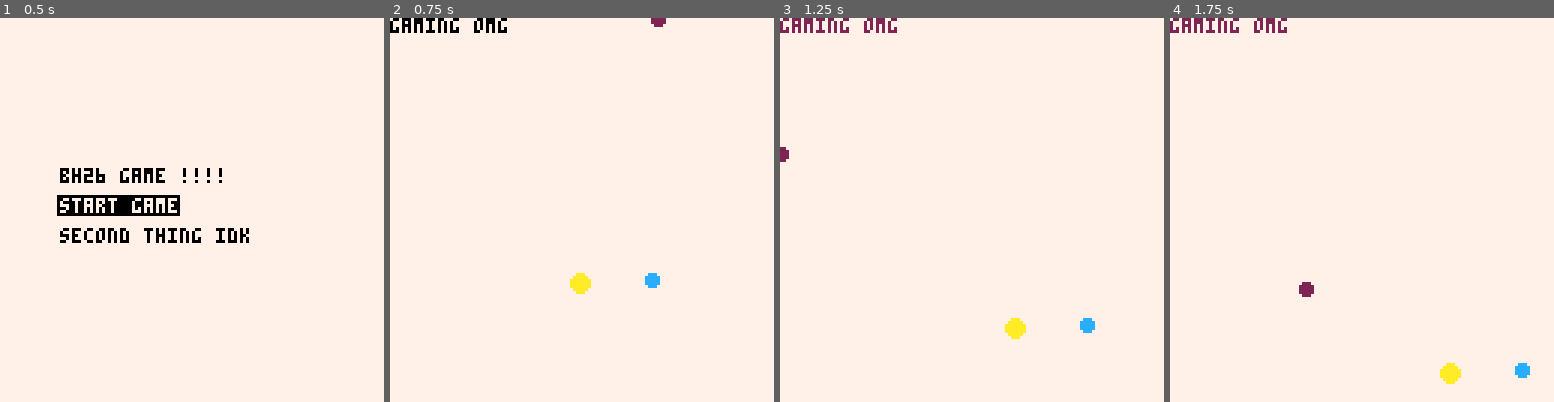
Above: before the commit, frames 1-4 (left to right).
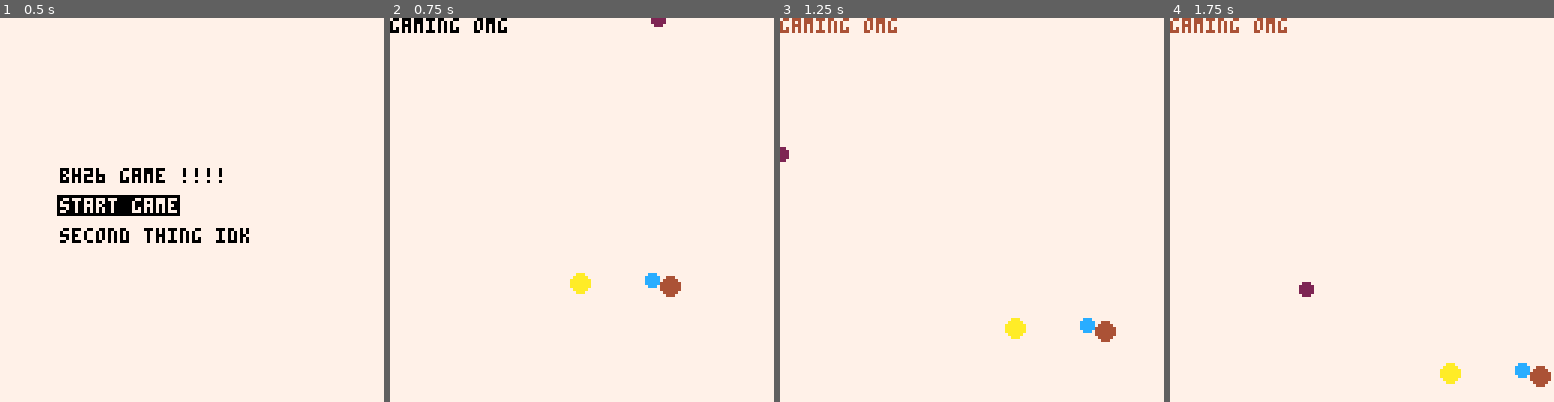
Above: after the commit, the same moments.

Repository: wsasaki01/bath-hack-2026
Game: PICO-8 cartridge bh26.p8
Two runs of this game, one before a commit and one after it. Both use one fixed random seed, a clock stepped at 60 frames per second and the inputs below.
Inputs:
- Up to frame 1 (0.5 s): no input
- Up to frame 2 (0.75 s): tap O (Z key) at 0.7 s
- Up to frame 3 (1.25 s): no input
- Up to frame 4 (1.75 s): hold Right from 1.6 s (still down); tap O (Z key) at 1.7 s

Frame 1 is identical in both runs. In frame 2, 0.2% of the frame differs, in the area x 70-76%, y 67-73%; in frame 3, 0.8%, in the area x 0-88%, y 0-85%; in frame 4, 0.8%.

Commit message:
added generic base class support

Diff:
--- a/bh26.p8
+++ b/bh26.p8
@@ -4,6 +4,7 @@
 #include ./output/init_out.lua
 #include ./output/update_out.lua
 #include ./output/draw_out.lua
+#include ./output/helpers_out.lua
 #include ./output/player_out.lua
 #include ./output/enemies_out.lua
 
--- a/enemies.lua
+++ b/enemies.lua
@@ -1,5 +1,5 @@
 -- enemy base class object
-enemy = {
+enemy = class:new({
     x = 64,
     y = 64,
     spd = 1, -- speed
@@ -8,31 +8,25 @@
     -- todo
     -- type (beer vs cocktail)
 
-    -- constructor for enemy class
-    new=function (self, tbl)
-        tbl = tbl or {} -- incase the table is empty
-        setmetatable(tbl, {
-            __index=self
-        })
-        return tbl
+
+    update=function (_ENV)
+        -- if offscreen, reset positions, else add speed
+        x = (x - rad > 127) and 0 or (x + spd)
+        y = (y - rad > 127) and 0 or (y + spd)
     end,
 
-    update=function (self)
-        -- if offscreen, reset positions, else add speed
-        self.x = (self.x - self.rad > 127) and 0 or (self.x + self.spd)
-        self.y = (self.y - self.rad > 127) and 0 or (self.y + self.spd)
-    end,
-
-    draw= function (self)
+    draw= function (_ENV)
         circfill(
-            self.x,
-            self.y,
-            self.rad,
-            self.clr
+            x,
+            y,
+            rad,
+            clr
         )
     end
-}
+})
 
+-- enemy class entities
+-- more subclasses can be added if needed e.g. drinks, evil old men, etc
 beer = enemy:new({
     x=40,
     spd = 1,
@@ -40,6 +34,11 @@
     rad = 3,
 })
 
+gingerBeer = beer:new({
+    x = 70,
+    clr = 4
+})
+
 wine = enemy:new({
     x = 20,
     spd = 3,
--- a/fake.p8
+++ b/fake.p8
@@ -4,6 +4,7 @@
 #include init.lua
 #include update.lua
 #include draw.lua
+#include helpers.lua
 #include player.lua
 #include enemies.lua
 
--- /dev/null
+++ b/helpers.lua
@@ -0,0 +1,14 @@
+-- allows global variables to be updated whilst class instances do stuff
+global = _ENV
+
+-- basic class template, initiate any class by calling class:new()
+class = setmetatable({
+    -- constructor changes environment to the class itself, so self. isnt needed anymore within class functions :)
+    new=function (_ENV, tbl)
+        tbl = tbl or {} -- incase the table is empty
+        setmetatable(tbl, {
+            __index=_ENV
+        })
+        return tbl
+    end,
+}, {__index=_ENV})
--- a/init.lua
+++ b/init.lua
@@ -1,6 +1,6 @@
 function _init()
     -- all enemies
-    enemies={enemy, beer, wine}
+    enemies={enemy, beer, wine, gingerBeer}
 	global_cnt = 0
 
 	-- See README for counter
--- a/output/enemies_out.lua
+++ b/output/enemies_out.lua
@@ -1,5 +1,20 @@
 
-enemy = {
+global = _ENV
+
+class = setmetatable({
+
+    new=function (_ENV, tbl)
+        tbl = tbl or {}
+        setmetatable(tbl, {
+            __index=_ENV
+        })
+        return tbl
+    end,
+}, {__index=_ENV})
+
+
+
+enemy = class:new({
     x = 64,
     y = 64,
     spd = 1,
@@ -9,29 +24,23 @@
 
 
 
-    new=function (self, tbl)
-        tbl = tbl or {}
-        setmetatable(tbl, {
-            __index=self
-        })
-        return tbl
+    update=function (_ENV)
+
+        x = (x - rad > 127) and 0 or (x + spd)
+        y = (y - rad > 127) and 0 or (y + spd)
     end,
 
-    update=function (self)
-
-        self.x = (self.x - self.rad > 127) and 0 or (self.x + self.spd)
-        self.y = (self.y - self.rad > 127) and 0 or (self.y + self.spd)
-    end,
-
-    draw= function (self)
+    draw= function (_ENV)
         circfill(
-            self.x,
-            self.y,
-            self.rad,
-            self.clr
+            x,
+            y,
+            rad,
+            clr
         )
     end
-}
+})
+
+
 
 beer = enemy:new({
     x=40,
@@ -40,6 +49,11 @@
     rad = 3,
 })
 
+gingerBeer = beer:new({
+    x = 70,
+    clr = 4
+})
+
 wine = enemy:new({
     x = 20,
     spd = 3,
--- a/output/init_out.lua
+++ b/output/init_out.lua
@@ -1,6 +1,6 @@
 function _init()
 
-    enemies={enemy, beer, wine}
+    enemies={enemy, beer, wine, gingerBeer}
 	global_cnt = 0
 
 
Empty file added: output/helpers_out.lua
